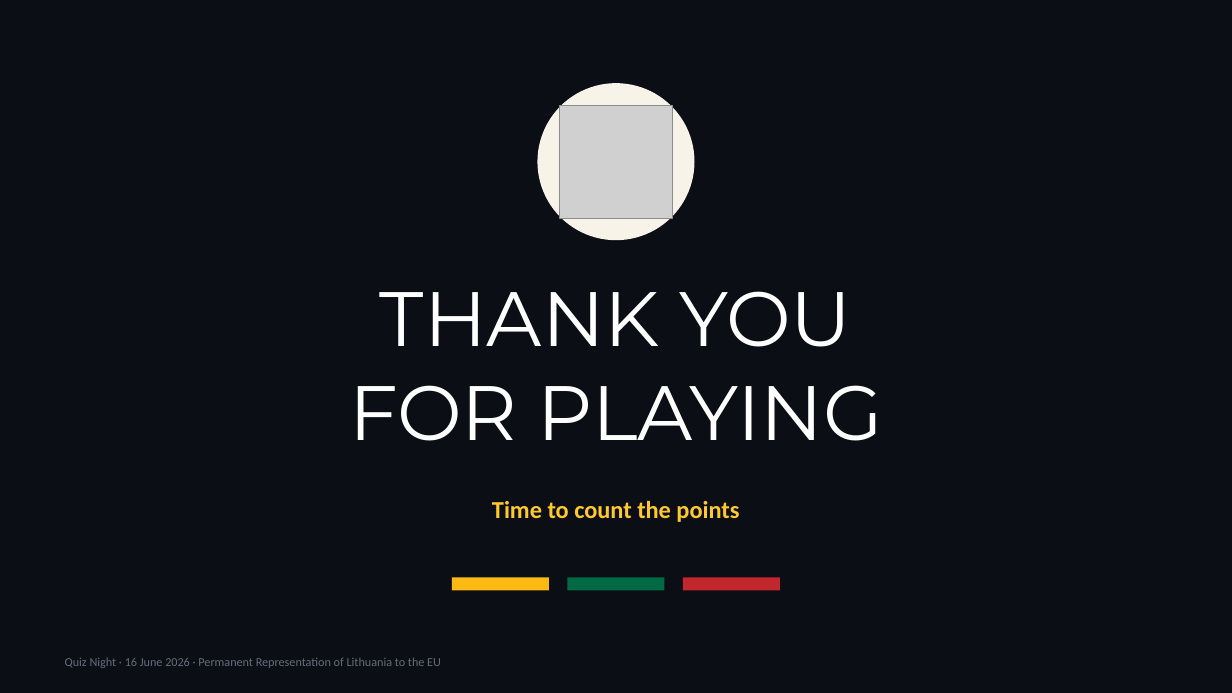
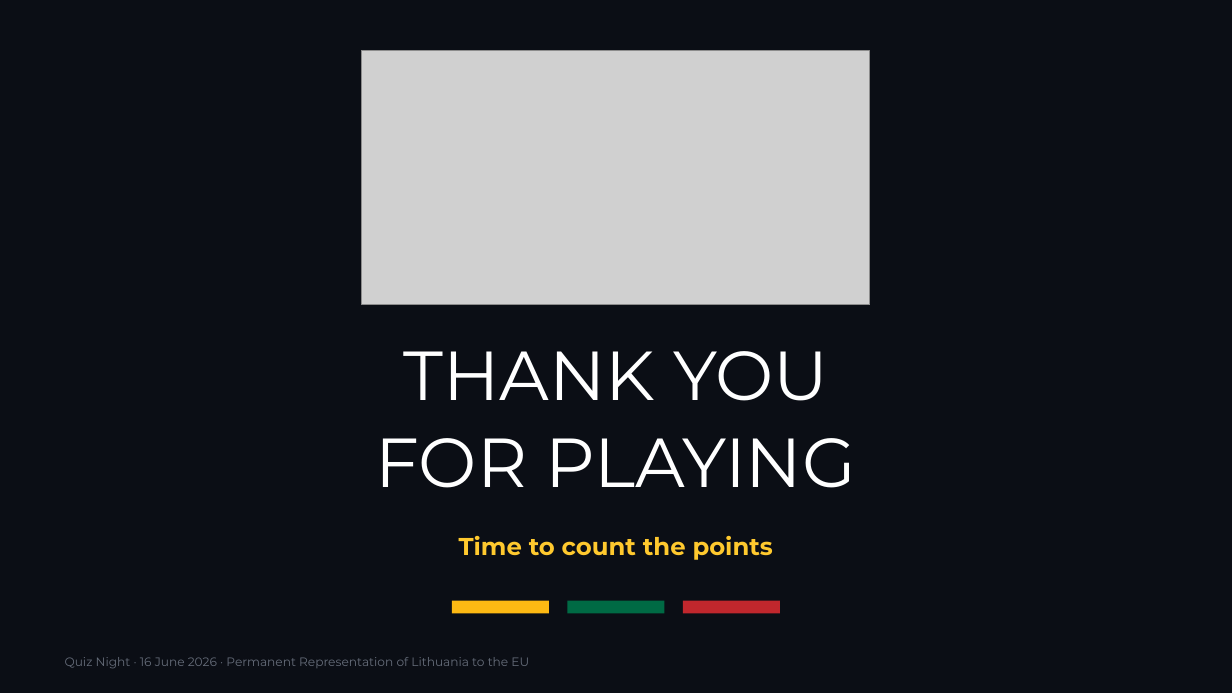
Before and after one commit to splice11/protmusis, a slide deck: slide 49 of Quiz_Night_2026-06-16.pptx. Drawn at 1232x693 pixels with LibreOffice and Linux fonts; fonts in the diff are those of the drawing; grey boxes stand for pictures. Boxes give left, top, right and bottom in pixels: in the first picture for what was removed or moved away, otherwise in the second. Text is boxed around its words. In the diff, an @@ line names an element or a change of style, - is before the commit and + after.

```diff
--- a/Quiz_Night_2026-06-16.pptx
+++ b/Quiz_Night_2026-06-16.pptx
@@ picture added at [361,51,870,305] @@
@@ ellipse removed at [538,83,695,240] @@
@@ picture removed at [559,105,672,218] @@
@@ text "THANK YOU": place and size @@
-text "THANK YOU" at [349,291,883,441]
+text "THANK YOU" at [376,351,856,488]
@@ text "THANK YOU" at [376,351,856,488]: size 60 to 54 pt; line spacing 1.02 to 1.04 @@
@@ text "Time to count the points" at [459,536,773,560]: font Calibri to Montserrat @@
@@ text "Time to count the points": place and size @@
-text "Time to count the points" at [492,501,739,522]
+text "Time to count the points" at [459,536,773,560]
@@ rectangle removed at [683,578,780,591] @@
@@ rectangle added at [452,601,549,614], fill #FDB913 @@
@@ rectangle: place and size @@
-rectangle at [452,578,549,591]
+rectangle at [567,601,665,614]
@@ rectangle at [567,601,665,614]: fill #FDB913 to #006A44 @@
@@ rectangle: place and size @@
-rectangle at [567,578,665,591]
+rectangle at [683,601,780,614]
@@ rectangle at [683,601,780,614]: fill #006A44 to #C1272D @@
@@ text "Quiz Night · 16 June ..." at [65,657,529,668]: font Calibri to Montserrat @@
```
Also in this commit, not shown: 48 other slides changed, 44 other files.
